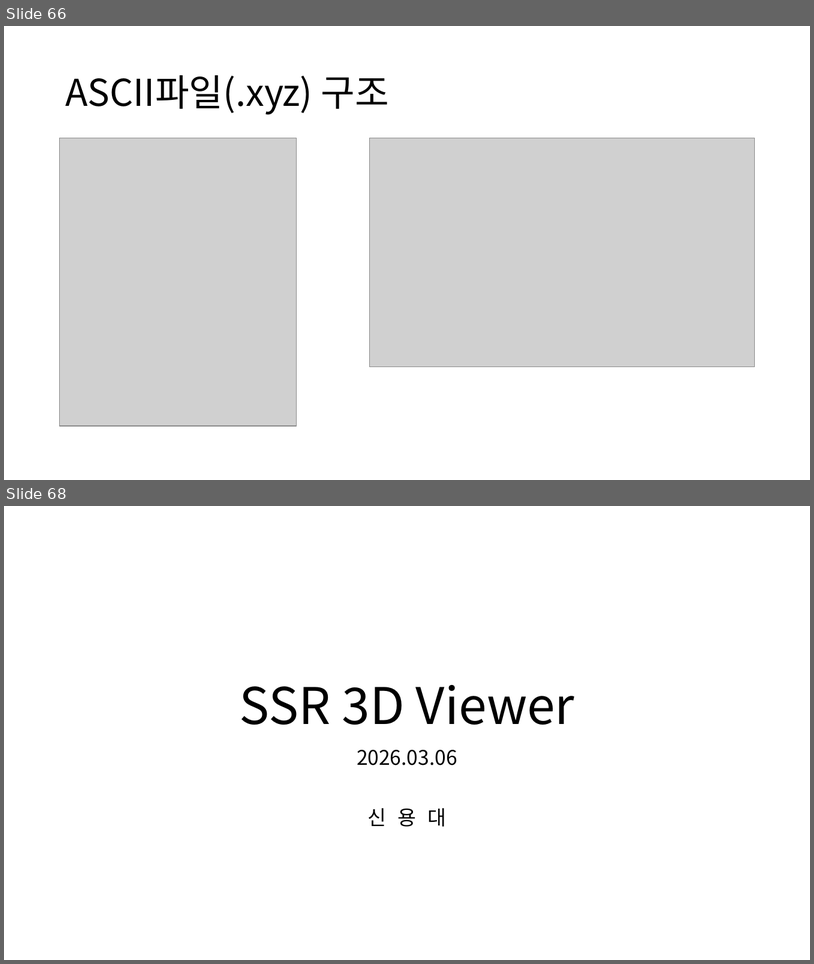
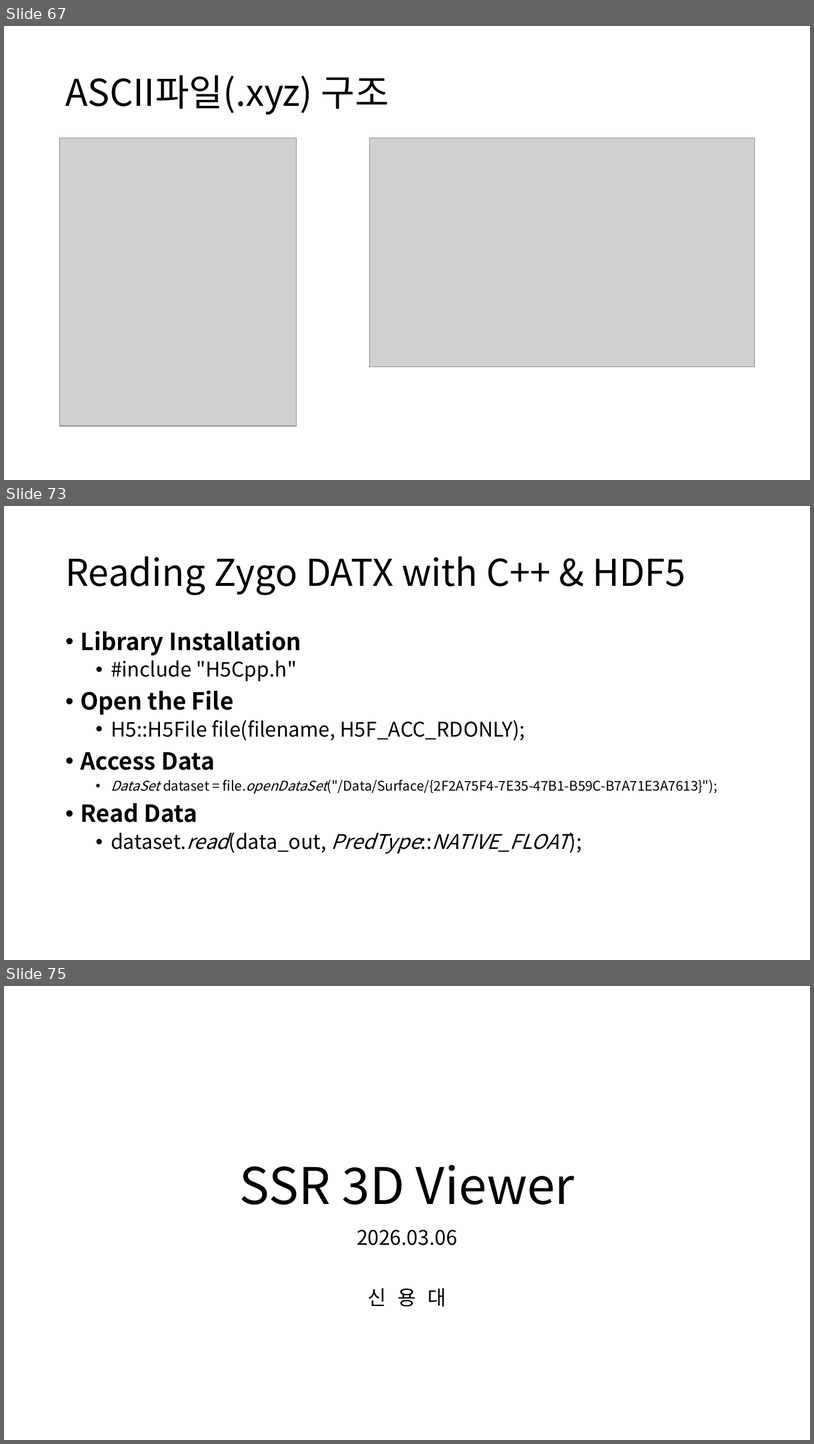
Before and after one commit to ShinYongDae/MyJob, a slide deck: Zygo Software개발.pptx. Shown one above the other, each under a label of ours: slides 66 and 68 before the commit, slides 67, 73 and 75 after it; the slides between them are not shown. The pictures are 814x964 and 814x1444 pixels, drawn with LibreOffice and Linux fonts; fonts in the diff are those of the drawing; grey boxes stand for pictures. Boxes give left, top, right and bottom in pixels: in the first picture for what was removed or moved away, otherwise in the second. Text is boxed around its words. In the diff, an @@ line names an element or a change of style, - is before the commit and + after.

```diff
--- a/Zygo Software개발.pptx
+++ b/Zygo Software개발.pptx
@@ slide 73 added at <box>4,506,810,960</box>, background #FFFFFF @@
@@ title added at <box>65,556,686,595</box>, 44 pt, text #000000 @@
+Reading Zygo DATX with C++ & HDF5
@@ text added at <box>81,631,718,853</box>, 24 pt, text #000000 @@
+• Library Installation
+  • #include "H5Cpp.h"
+• Open the File
+  • H5::H5File file(filename, H5F_ACC_RDONLY);
+• Access Data
+  • DataSet dataset = file.openDataSet("/Data/Surface/{2F2A75F4-7E35-47B1-B59C-B7A71E3A7613}");
+• Read Data
+  • dataset.read(data_out, PredType::NATIVE_FLOAT);
@@ what was slide 66 is now slide 67 @@
@@ what was slide 68 is now slide 75 @@
```
Also in this commit, not shown: 10 other slides added, 1 other file.
